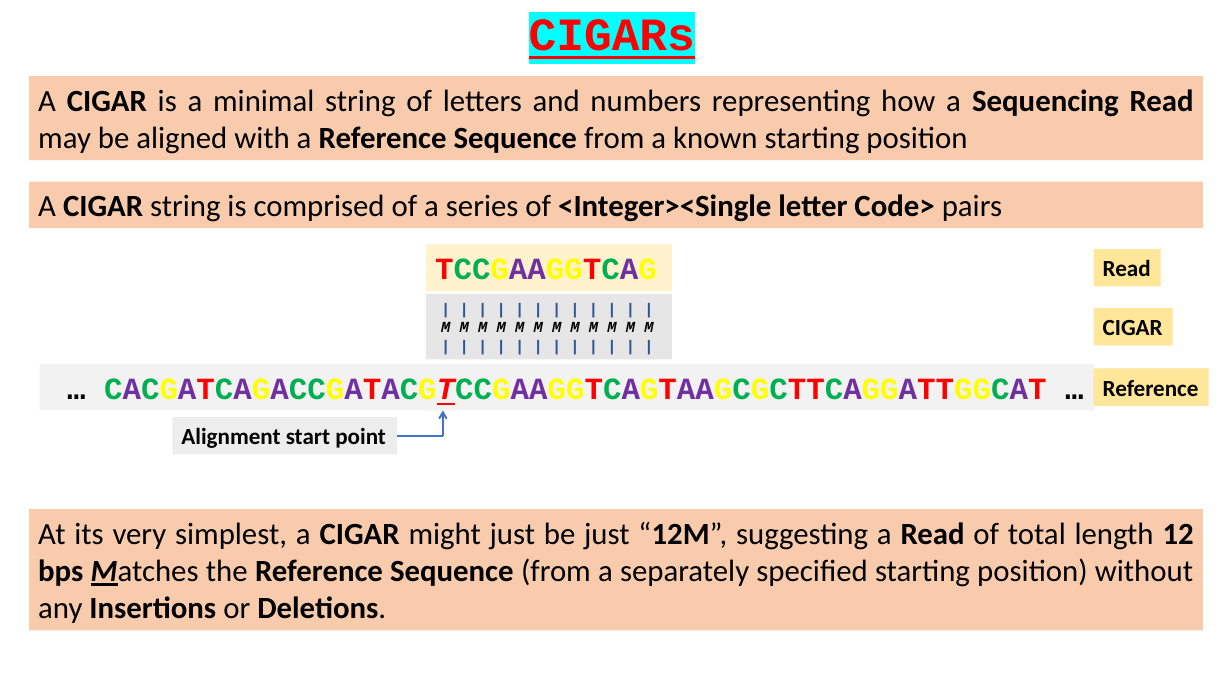
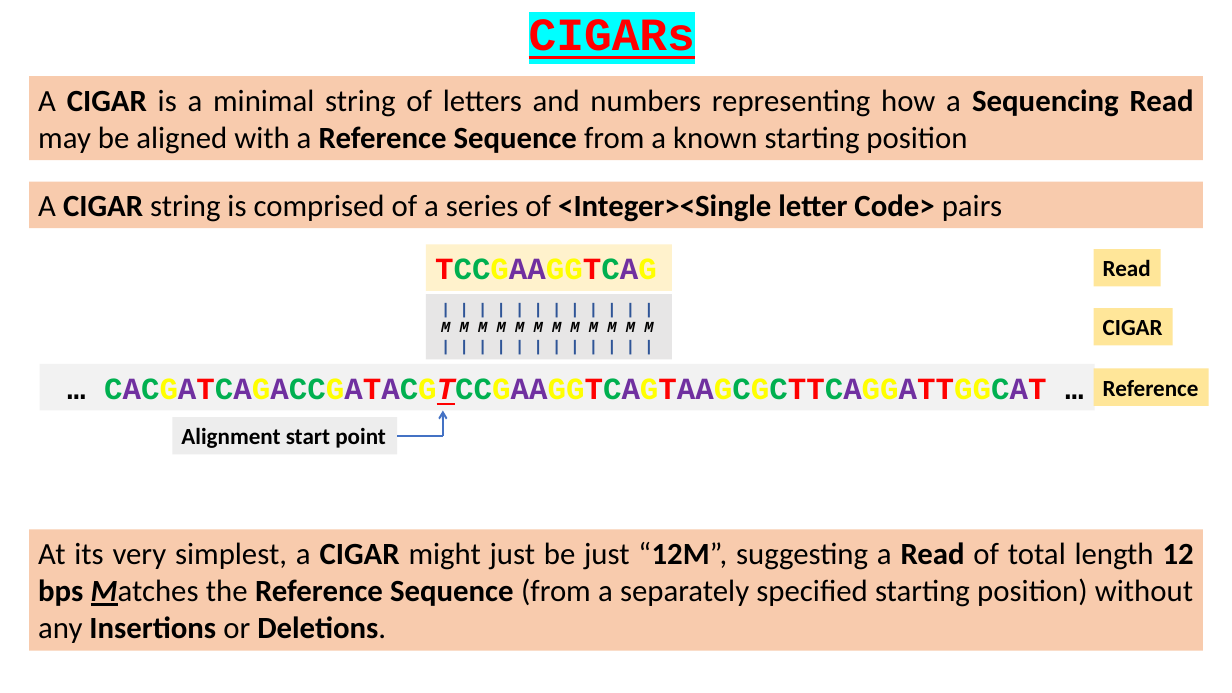
Before and after one commit to BioinformaticsTraining/Introduction-to-Bioinformatics, a slide deck: slide 2 of Flip Presentations/NGS_Intro/02-CIGARS/02-CIGARS.pptx. Drawn at 1232x693 pixels with LibreOffice and Linux fonts; fonts in the diff are those of the drawing. Boxes give left, top, right and bottom in pixels: in the first picture for what was removed or moved away, otherwise in the second. Text is boxed around its words. In the diff, an @@ line names an element or a change of style, - is before the commit and + after.

```diff
--- a/Flip Presentations/NGS_Intro/02-CIGARS/02-CIGARS.pptx
+++ b/Flip Presentations/NGS_Intro/02-CIGARS/02-CIGARS.pptx
@@ rectangle "At its very simplest, a ..." moved from (x1=30, y1=509, x2=1203, y2=630) to (x1=30, y1=530, x2=1203, y2=651) @@
```
Also in this commit, not shown: 2 other slides changed, 15 slides added, 2 slides removed, 2 other files.
